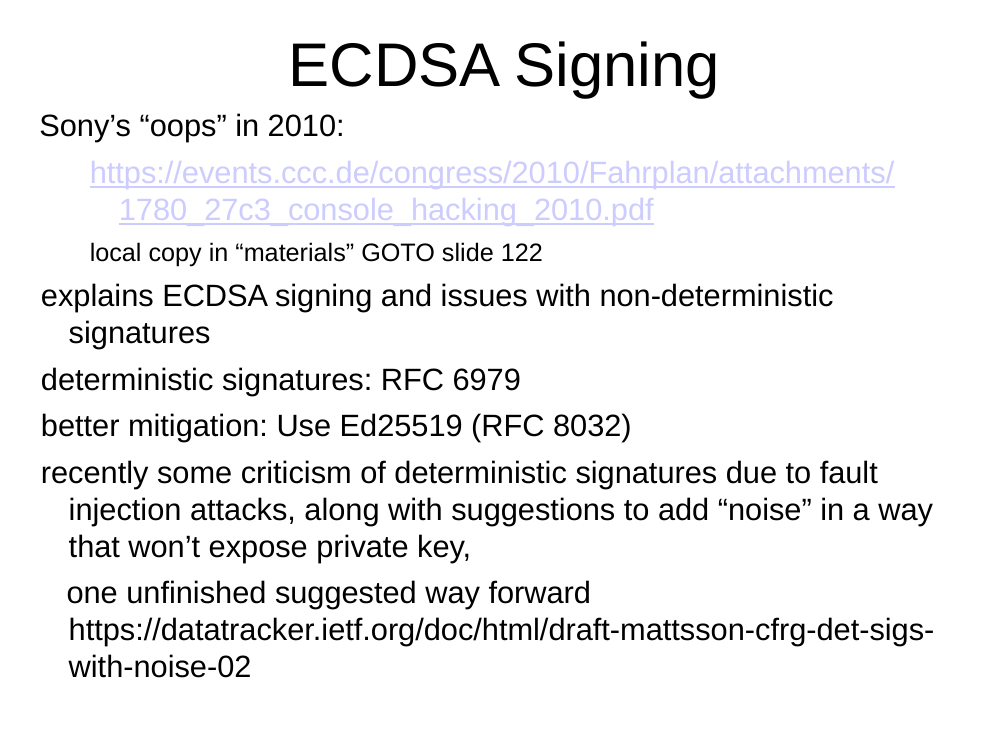
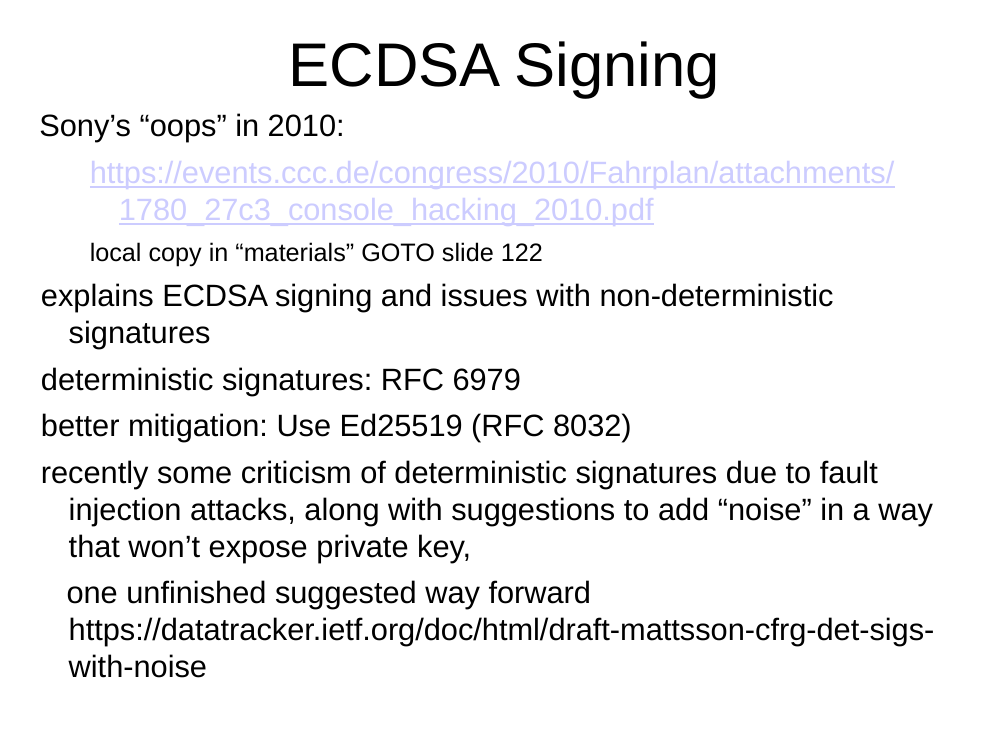
Before and after one commit to sftcd/cs7053, a slide deck: slide 152 of 2022lectures/04-crypto.odp. Drawn at 1008x756 pixels with LibreOffice and Linux fonts; fonts in the diff are those of the drawing. Boxes give left, top, right and bottom in pixels: in the first picture for what was removed or moved away, otherwise in the second. Text is boxed around its words. In the diff, an @@ line names an element or a change of style, - is before the commit and + after.

```diff
--- a/2022lectures/04-crypto.odp
+++ b/2022lectures/04-crypto.odp
@@ text at <box>67,580,935,678</box>: text changed @@
-  one unfinished suggested way forward
-  https://datatracker.ietf.org/doc/html/draft-mattsson-cfrg-det-sigs-with-noise-02
+  one unfinished suggested way forward
+  https://datatracker.ietf.org/doc/html/draft-mattsson-cfrg-det-sigs-with-noise
```
Also in this commit, not shown: 1 slide added, 1 other file.
